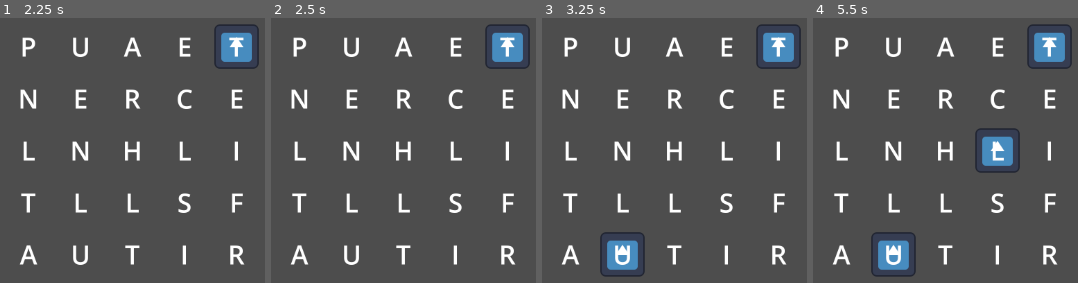
Above: before the commit, frames 1-4 (left to right).
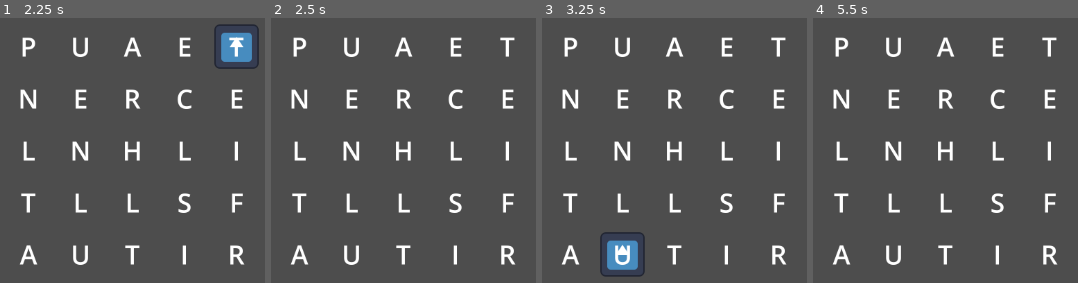
Above: after the commit, the same moments.

Repository: Pixlent/raining-words
Game: Godot game, scene res://scenes/game.tscn
The game is run twice, just before and just after one commit, with the same random seed, the same clock (stepped at 60 frames per second) and the same inputs. The engine's default icon, where the game draws it, is replaced by a stand-in: a white triangle on a blue panel in a dark square.
Inputs (mouse positions are in pixels of both pictures, inside the frame that each line leads up to):
- Up to frame 1 (2.25 s): tap Enter at 0.5, 2 s; move the mouse to (outside the picture) at 0.52 s; press the mouse at (outside the picture) at 0.53 s; right-click (outside the picture) at 0.8 s; tap Space at 1.25 s; move the mouse to (outside the picture) at 1.27 s; release the mouse at (outside the picture) at 1.28 s; right-click (outside the picture) at 1.35 s; click (outside the picture) at 1.55 s; move the mouse to (212, 52) at 2.02 s; press the mouse at (212, 52) at 2.03 s
- Up to frame 2 (2.5 s): right-click (483, 52) at 2.3 s
- Up to frame 3 (3.25 s): tap Space at 2.75 s; move the mouse to (634, 240) at 2.77 s; release the mouse at (634, 240) at 2.78 s; right-click (634, 240) at 2.85 s; click (634, 240) at 3.05 s
- Up to frame 4 (5.5 s): tap Enter at 3.5 s; move the mouse to (outside the picture) at 3.52 s; press the mouse at (outside the picture) at 3.53 s; right-click (outside the picture) at 3.8 s; tap Space at 4.25 s; move the mouse to (outside the picture) at 4.27 s; release the mouse at (outside the picture) at 4.28 s; right-click (outside the picture) at 4.35 s; click (outside the picture) at 4.55 s; move the mouse to (985, 150) at 5.02 s; press the mouse at (985, 150) at 5.03 s; right-click (985, 150) at 5.3 s

Frame 1 is identical in both runs. In frame 2, 1.7% of the frame differs, in the area x 80-98%, y 2-20%; in frame 3, 1.7%; in frame 4, 4.9%, in the area x 21-98%, y 2-98%.

Commit message:
feat: add right click to undo

Diff:
--- a/project.godot
+++ b/project.godot
@@ -30,6 +30,11 @@
 "events": [Object(InputEventMouseButton,"resource_local_to_scene":false,"resource_name":"","device":-1,"window_id":0,"a …(253 unchanged characters)…
 ]
 }
+right_mouse_button={
+"deadzone": 0.5,
+"events": [Object(InputEventMouseButton,"resource_local_to_scene":false,"resource_name":"","device":-1,"window_id":0,"alt_pressed":false,"shift_pressed":false,"ctrl_pressed":false,"meta_pressed":false,"button_mask":0,"position":Vector2(0, 0),"global_position":Vector2(0, 0),"factor":1.0,"button_index":2,"canceled":false,"pressed":false,"double_click":false,"script":null)
+]
+}
 
 [rendering]
 
--- a/scripts/autoload/word_dictionary.gd
+++ b/scripts/autoload/word_dictionary.gd
@@ -3,6 +3,8 @@
 const WORD_LIST_PATH := "res://assets/dictionaries/2of12inf.txt"
 
 var words: Trie = Trie.new()
+var found_words: Array = []
+var used_words: Array = []
 var letter_loot_table: Dictionary = {}
 var random := RandomNumberGenerator.new()
 
@@ -61,3 +63,23 @@
 			return key
 		num -= value
 	return "?"
+
+func find_all_possible_words(letters: Array):
+	found_words = []
+	used_words = []
+
+	for _i in range(letters.size()):
+		used_words.append(false)
+
+	_backtrack("", letters)
+	return words
+
+func _backtrack(current_word: String, remaining_letters: Array):
+		if contains_word(current_word):
+			found_words.append(current_word)
+
+		for i in range(remaining_letters.size()):
+			var letter = remaining_letters[i]
+			var new_remaining = remaining_letters.duplicate()
+			new_remaining.remove_at(i)
+			_backtrack(current_word + letter, new_remaining)
--- a/scripts/grid.gd
+++ b/scripts/grid.gd
@@ -14,8 +14,9 @@
 func _ready():
 	for x in GRID_SIZE:
 		for y in GRID_SIZE:
-			place_tile(x, y)
+			place_tile(Vector2(x, y))
 
+	#print(WordDictionary.find_all_possible_words(get_letters()))
 # Called every frame. 'delta' is the elapsed time since the previous frame.
 func _process(delta):
 	pass
@@ -36,12 +37,18 @@
 				print("Selection ended: " + word)
 				for entry: Tile in selection:
 					entry.queue_free()
-					place_tile(entry.pos.x, entry.pos.y)
+					place_tile(entry.pos)
 			else:
 				print("Selection ended and word doesn't exist: " + word)
 				for entry: Tile in selection:
 					entry.deselect()
 			selection.clear()
+	if event.is_action_pressed("right_mouse_button"):
+		if selection.size() == 0:
+			return
+		var tile: Tile = selection[selection.size()-1]
+		tile.deselect()
+		selection.remove_at(selection.size()-1)
 
 func erase_tile(pos: Vector2):
 	var tile = tiles.get(pos)
@@ -57,7 +64,7 @@
 
 	#print("Tile selected: " + str(pos) + " - " + str(tile.label.text))
 
-func place_tile(x: int, y: int):
+func place_tile(pos: Vector2):
 	var random_letter = WordDictionary.roll_random_letter()
 	var tile = TILE.instantiate()
 
@@ -65,9 +72,9 @@
 
 	tile.grid = self
 	tile.letter = random_letter
-	tile.pos = Vector2(x, y)
-	tile.position = Vector2((x-(GRID_SIZE/2)) * GRID_SPACING, (y-(GRID_SIZE/2)) * GRID_SPACING)
-	tiles.merge({Vector2(x, y):tile})
+	tile.pos = Vector2(pos.x, pos.y)
+	tile.position = Vector2((pos.x-(GRID_SIZE/2)) * GRID_SPACING, (pos.y-(GRID_SIZE/2)) * GRID_SPACING)
+	tiles.merge({Vector2(pos.x, pos.y):tile})
 
 	add_child(tile)
 
@@ -87,3 +94,11 @@
 	if is_instance_of(tile, Tile):
 		return tile
 	return null
+
+func get_letters():
+	var letters: Array = []
+
+	for x in GRID_SIZE:
+		for y in GRID_SIZE:
+			letters.append(get_tile(Vector2(x, y)).letter)
+	return letters
--- a/scripts/tile.gd
+++ b/scripts/tile.gd
@@ -25,7 +25,6 @@
 	if !selected:
 		selected = true
 		sprite_2d.show()
-		grid.erase_tile(pos)
 
 func deselect():
 	if selected:
